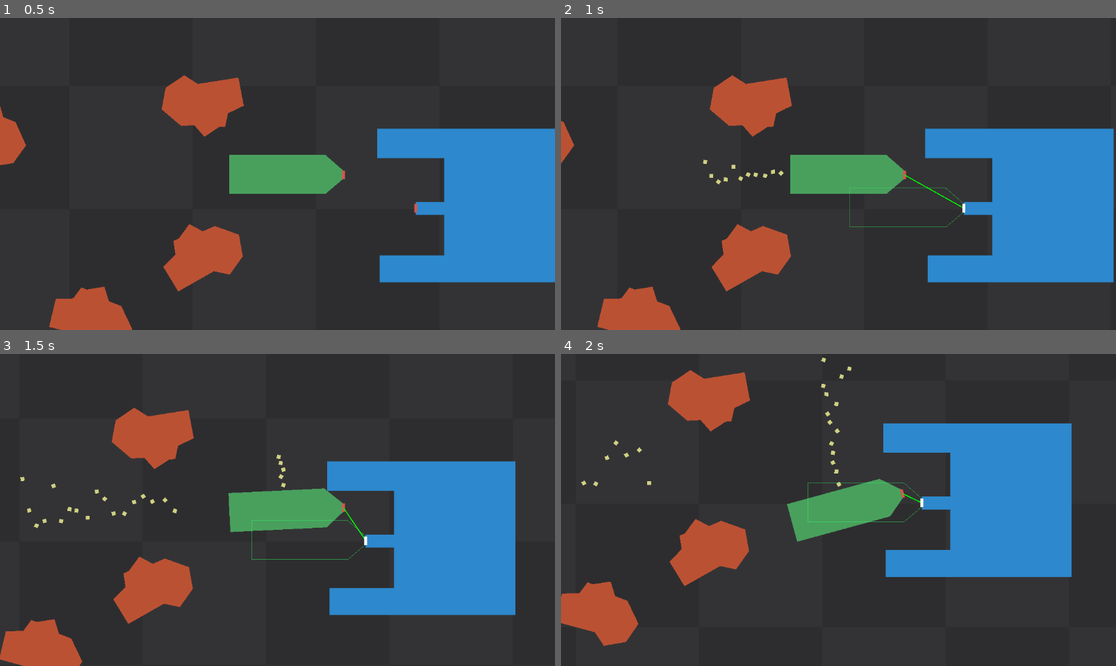
Above: before the commit, frames 1-4 (two rows, left to right).
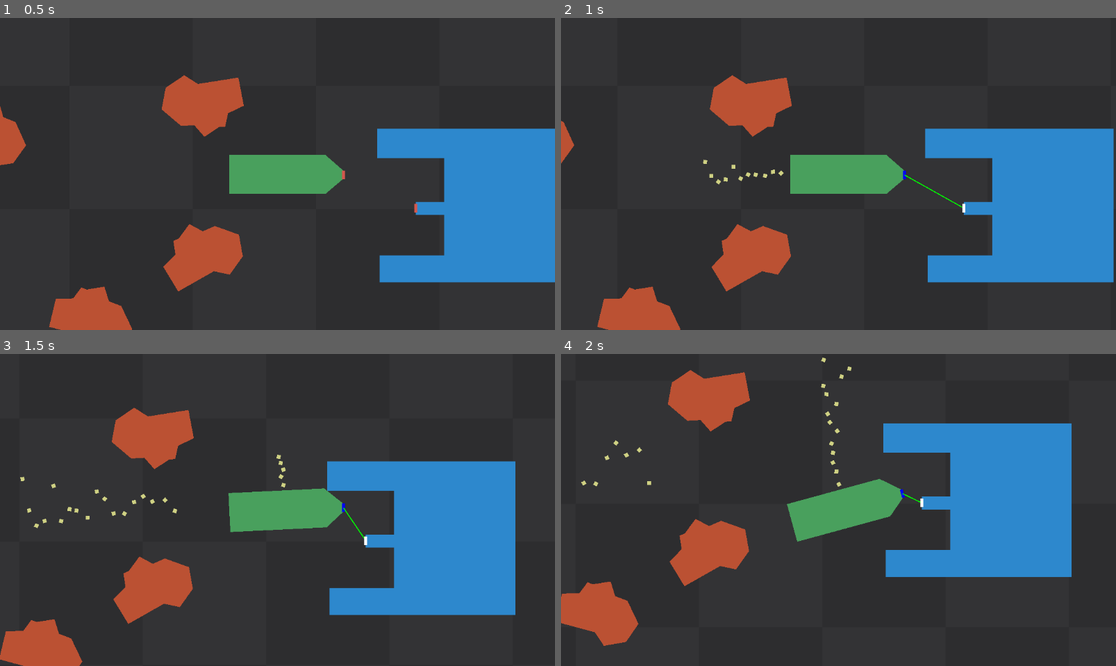
Above: after the commit, the same moments.

Repository: KevinStirling/flip_n_burn
Game: Godot game, scene res://scenes/Test.tscn
The game is run twice, just before and just after one commit, with the same random seed, the same clock (stepped at 60 frames per second) and the same inputs. The project has no main scene, so this scene is started directly.
Inputs (mouse positions are in pixels of both pictures, inside the frame that each line leads up to):
- Up to frame 1 (0.5 s): no input
- Up to frame 2 (1 s): tap Enter at 0.5 s; move the mouse to (905, 174) at 0.52 s; hold D (right) from 0.53 s (still down); click (905, 174) at 0.67 s
- Up to frame 3 (1.5 s): move the mouse to (382, 544) at 1.27 s; release D (right) at 1.28 s; hold S (down) from 1.28 s (still down); click (382, 544) at 1.42 s
- Up to frame 4 (2 s): keep holding S (down)

Frame 1 is identical in both runs. In frame 2, 0.1% of the frame differs, in the area x 51-73%, y 48-68%; in frame 3, 0.1%, in the area x 45-66%, y 47-66%; in frame 4, 0.1%.
Error after the commit: Invalid access to property or key 'body_kind' on a base object of type 'Nil'. (res://scripts/mount_point.gd:92)

Commit message:
partial: progress on module docking

Diff:
--- a/scenes/Test.tscn
+++ b/scenes/Test.tscn
@@ -36,9 +36,11 @@
 position = Vector2(432, -73)
 gravity_scale = 0.0
 script = ExtResource("4_jbd4l")
+is_player = true
 
 [node name="DockingAutopilot" type="Node2D" parent="Ship" unique_id=830539837]
 script = ExtResource("5_2loec")
+standoff = 20.0
 approach_speed = 80.0
 
 [node name="CollisionPolygon2D" type="CollisionPolygon2D" parent="Ship" unique_id=108488220]
@@ -121,4 +123,3 @@
 [node name="Mount" parent="Station" unique_id=111485324 instance=ExtResource("7_qca6q")]
 position = Vector2(78, -11)
 rotation = -1.5707964
-location = 1
--- a/scripts/docking_autopilot.gd
+++ b/scripts/docking_autopilot.gd
@@ -12,7 +12,7 @@
 ## Velocity error (px/s) that commands full thrust
 @export var vel_err_full: float = 120.0
 ## Angle error -> desired spin. Units 1/s
-@export var rot_gan: float = 3.0
+@export var rot_gain: float = 3.0
 ## Angular velocity error (rad/s) that commads full torque
 @export var spin_err_full: float = 1.5
 @export var cruise_speed: float = 400.0
@@ -93,7 +93,7 @@
 	_ship.thrust_direction = thrust if thrust.length() > 0.05 else Vector2.ZERO
 
 	var ang_err := wrapf(want_rot - _ship.global_rotation, -PI, PI)
-	var desired_spin := clampf(ang_err * rot_gan, -max_spin, max_spin)
+	var desired_spin := clampf(ang_err * rot_gain, -max_spin, max_spin)
 	_ship.spin_direction = clampf(
 		(desired_spin - _ship.angular_velocity) / spin_err_full,
 		-1.0,
@@ -110,6 +110,7 @@
 	_ship.freeze = true
 	_ship.global_transform = target
 	phase = Phase.DOCKED
+	set_physics_process(false)
 	docked.emit(_station_mount)
 
 
--- a/scripts/mount_point.gd
+++ b/scripts/mount_point.gd
@@ -2,19 +2,36 @@
 extends Node2D
 
 enum Mount { AIRLOCK, HARDPOINT }
-enum Location { SHIP, STATION, WEAPON }
+enum Body {
+	NONE,
+	FIXED,
+	CRAFT,
+}
+
+static var selected: MountPoint = null
+static var hovered: MountPoint = null
 
 @export var mount: Mount = Mount.AIRLOCK
-@export var location: Location = Location.SHIP
+@export var selected_color: Color = Color.BLUE
 @export var highlight_color: Color = Color.WHITE
 @export var mouseover_color: Color = Color.GREEN
 @export var dock_gap: float = 0.0
 @export var debug_docking_ghost_enabled: bool = true
-
-var in_range: bool = false
-var _ship: Ship
+@export var command_range: float = 1500.0
+
+## derived enum	to describe the type of body the mount point is associated with
+var body_kind: Body:
+	get:
+		if _craft != null && _craft.autopilot != null:
+			return Body.CRAFT
+		return Body.FIXED if _body != null else Body.NONE
+var docked_to: MountPoint = null
+var docked_shell: Ship = null
+var _body: PhysicsBody2D # always set
+var _craft: Ship # null if the body is a stationary body (i.e. station)
 var _default_color: Color
 var _obj_in_radius: MountPoint
+var _candidates: Array[MountPoint] = []
 
 @onready var mount_radius: Area2D = %MountRadius
 @onready var mount_point: Polygon2D = %MountPoint
@@ -22,13 +39,34 @@
 @onready var hover_radius: Area2D = %HoverRadius
 
 
+## returns [anchor, mover] for an explicitly chosen pair, or [] if neither side can fly.
+static func resolve_roles(first: MountPoint, second: MountPoint) -> Array:
+	var f_fly := first.body_kind == Body.CRAFT
+	var s_fly := second.body_kind == Body.CRAFT
+
+	# station case: the craft flies
+	if f_fly and not s_fly:
+		return [second, first]
+	if s_fly and not f_fly:
+		return [first, second]
+	# two fixed bodies, nothing to do
+	if not f_fly and not s_fly:
+		return []
+
+	# both can fly: the player holds station, the module comes to it
+	if first._is_player() and not second._is_player():
+		return [first, second]
+	if second._is_player() and not first._is_player():
+		return [second, first]
+	return [second, first] # tie: destination is the second click
+
+
 ## detect if a mount area enters another mount area
 ## determine where each mount is located (if mount parent is ship)
 ## if mount area is ship (player ship), and both mounts are airlock, move player ship to non player ship airlock
 func _ready() -> void:
-	if location == Location.SHIP:
-		_ship = get_parent() as Ship
-
+	add_to_group(&"mount_points")
+	_resolve_body()
 	_default_color = mount_point.color
 	mount_radius.area_entered.connect(enter_mount_radius)
 	mount_radius.area_exited.connect(exit_mount_radius)
@@ -38,19 +76,20 @@
 
 
 func _process(_delta: float) -> void:
+	mount_point.color = _state_color()
 	queue_redraw()
 
 
 func _draw() -> void:
-	if in_range:
+	if in_range():
 		draw_line(
 			to_local(line_point.global_position),
-			to_local(_obj_in_radius.line_point.global_position),
+			to_local(nearest_candidate().line_point.global_position),
 			Color.GREEN,
 			2.0,
 		)
 
-		if location != Location.STATION or _obj_in_radius._ship == null:
+		if body_kind != Body.FIXED or _obj_in_radius.body_kind == Body.NONE:
 			return
 
 		if debug_docking_ghost_enabled:
@@ -61,72 +100,147 @@
 			draw_set_transform_matrix(Transform2D.IDENTITY)
 
 
+## _resolve_body when node is reparented (dock / undocked)
+func _notification(what: int) -> void:
+	if what == NOTIFICATION_PARENTED:
+		_resolve_body()
+
+
+func in_range() -> bool:
+	return not _candidates.is_empty()
+
+
 ## world transfor the must much reach to mount the statsion. uses dock_gap
 ## to prevent unwanted physics collisions with the dock
 ## TODO can remove dock_gap by just making the mounting point on a seperate layer
-func dock_target_for(ship_mount: MountPoint) -> Transform2D:
-	var ship := ship_mount._ship
-	var mount_local := ship.global_transform.affine_inverse() * ship_mount.global_transform
+func dock_target_for(mover_mount: MountPoint) -> Transform2D:
+	var ship := mover_mount._craft
+	var mount_local := ship.global_transform.affine_inverse() * mover_mount.global_transform
 	return global_transform \
 			* Transform2D(PI, Vector2(0, -dock_gap)) \
 			* mount_local.affine_inverse()
 
 
+## iterate through the candidates and determine the closest option
+func nearest_candidate() -> MountPoint:
+	var best: MountPoint = null
+	var best_d := INF
+	for c in _candidates:
+		if not is_instance_valid(c):
+			continue
+		var d := global_position.distance_squared_to(c.global_position)
+		if d < best_d:
+			best_d = d
+			best = c
+	return best
+
+
 func mouse_exited() -> void:
-	if location != Location.STATION:
+	if body_kind != Body.FIXED:
 		return
 	mount_point.color = highlight_color
-	if !in_range:
+	if !in_range():
 		mount_point.color = _default_color
 
 
 func mouse_entered() -> void:
-	print("mouse entered")
-	if location != Location.STATION:
-		return
-	if in_range:
+	if body_kind != Body.FIXED:
+		return
+	if in_range():
 		mount_point.color = mouseover_color
 
 
 func enter_mount_radius(area: Area2D) -> void:
-	if not area.get_parent() is MountPoint:
-		return
-	_obj_in_radius = area.get_parent() as MountPoint
-
-	print(mount, " mount point detected for ", location)
-	in_range = true
-	if location == Location.STATION:
-		mount_point.color = highlight_color
-	print("line_point pos: ", line_point.global_position)
+	var other := area.get_parent() as MountPoint
+	if other == null or not _compatible(other):
+		return
+	if not _candidates.has(other):
+		_candidates.append(other)
+	mount_point.color = highlight_color
 
 
 func exit_mount_radius(area: Area2D) -> void:
-	if not area.get_parent() is MountPoint:
-		return
-	_obj_in_radius = null
-	print(mount, " mount point has left radius of ", location)
-	in_range = false
-	if location == Location.STATION:
+	var other := area.get_parent() as MountPoint
+	if other == null:
+		return
+	_candidates.erase(other)
+	if _candidates.is_empty():
 		mount_point.color = _default_color
 
 
+func _is_player() -> bool:
+	return _craft != null and _craft.is_player
+
+
+func _state_color() -> Color:
+	if selected == self:
+		return selected_color
+	if hovered == self:
+		return mouseover_color
+	if in_range():
+		return highlight_color
+	return _default_color
+
+
+func _compatible(other: MountPoint) -> bool:
+	if other._body == _body:
+		return false # own hull - see below
+	if docked_to != null or other.docked_to != null:
+		return false # already mated
+	return other.mount == mount # airlock<->airlock, hardpoint<->hardpoint
+
+
+func _resolve_body() -> void:
+	_body = get_parent() as PhysicsBody2D
+	_craft = _body.get_parent() as Ship
+
+
+func _can_maneuver() -> bool:
+	return _craft != null and _craft.autopilot != null
+
+
 func _on_hover_input(_viewport: Node, event: InputEvent, _shape_idx: int) -> void:
-	if location != Location.STATION or not in_range or _obj_in_radius == null:
-		return
-	if not (event is InputEventMouseButton):
-		return
-	if event.button_index != MOUSE_BUTTON_LEFT or not event.pressed:
-		return
-
-	var ship: Ship = _obj_in_radius._ship
-	if ship == null:
-		return
-
-	if ship.autopilot.phase == DockingAutopilot.Phase.IDLE:
-		ship.autopilot.engage(_obj_in_radius, self)
-	else:
-		ship.autopilot.disengage() # click again to cancel or undock, probably want to change this later
-		get_viewport().set_input_as_handled()
+	if not (event is InputEventMouseButton) or not event.pressed:
+		return
+	if event.button_index != MOUSE_BUTTON_LEFT:
+		return
+	get_viewport().set_input_as_handled()
+
+	# mid-docking event, click cancels
+	var live := _live_autopilot()
+	if live != null:
+		live.disengage()
+		selected = null
+		return
+
+	if not is_instance_valid(selected):
+		# first click, arm
+		selected = self
+		return
+	if selected == self:
+		# clicked arm again, cancel
+		selected = null
+		return
+	if not selected._compatible(self):
+		# invalid pair, reset seleted to self
+		selected = self
+		return
+
+	var roles := resolve_roles(selected, self)
+	selected = null
+	if roles.is_empty():
+		return
+	var mover_mount: MountPoint = roles[1]
+	mover_mount._craft.autopilot.engage(mover_mount, roles[0])
+
+
+## The autopilot a click on this mount should cancel: this craft's own if it is flying,
+## otherwise the one belonging to a module docked here.
+func _live_autopilot() -> DockingAutopilot:
+	if _craft != null and _craft.autopilot != null and _craft.autopilot.phase != DockingAutopilot.Phase.IDLE:
+		return _craft.autopilot
+	var shell = docked_shell if docked_shell != null else (docked_to.docked_shell if docked_to != null else null)
+	return shell.autopilot if shell != null else null
 
 
 func _ghost_points(ship: Ship) -> PackedVector2Array:
--- a/scripts/ship.gd
+++ b/scripts/ship.gd
@@ -6,7 +6,11 @@
 @export var SPEED_LIMITTER: bool = false
 @export var BASE_THRUST: float = 5.0
 @export var BASE_TORQUE: float = 150.0
+@export var is_player: bool = false
+@export var silhouette: Polygon2D
 
+# local center of mass
+var com_local: Vector2 = Vector2.ZERO
 var thrust_mod: float = 0.0
 var torque_mod: float = 0.0
 var max_speed: float = 1000.0
@@ -20,6 +24,8 @@
 
 
 func _process(_delta: float) -> void:
+	if not is_player:
+		return
 	if control_mode == ControlMode.AUTOPILOT:
 		if not _manual_override():
 			return
@@ -39,6 +45,10 @@
 		sleeping = false
 
 
+func com_global() -> Vector2:
+	return com_local * global_transform
+
+
 func _manual_override() -> bool:
 	for action in move_actions:
 		if Input.is_action_just_pressed(action):
@@ -47,6 +57,7 @@
 
 
 func _integrate_forces(state: PhysicsDirectBodyState2D) -> void:
+	com_local = state.center_of_mass_local
 	forces_state = state
 
 	state.apply_central_impulse(thrust_direction * (BASE_THRUST + thrust_mod))
--- a/scripts/thruster.gd
+++ b/scripts/thruster.gd
@@ -48,6 +48,7 @@
 	if spin == 0.0:
 		return false
 
-	var arm = position - _ship.center_of_mass
+	# use com_local for localized com of module
+	var arm = position - _ship.com_local
 	# fancy math to determine the "level arm" from the center of mass
 	return signf(arm.cross(-_exhuast)) == signf(spin)
